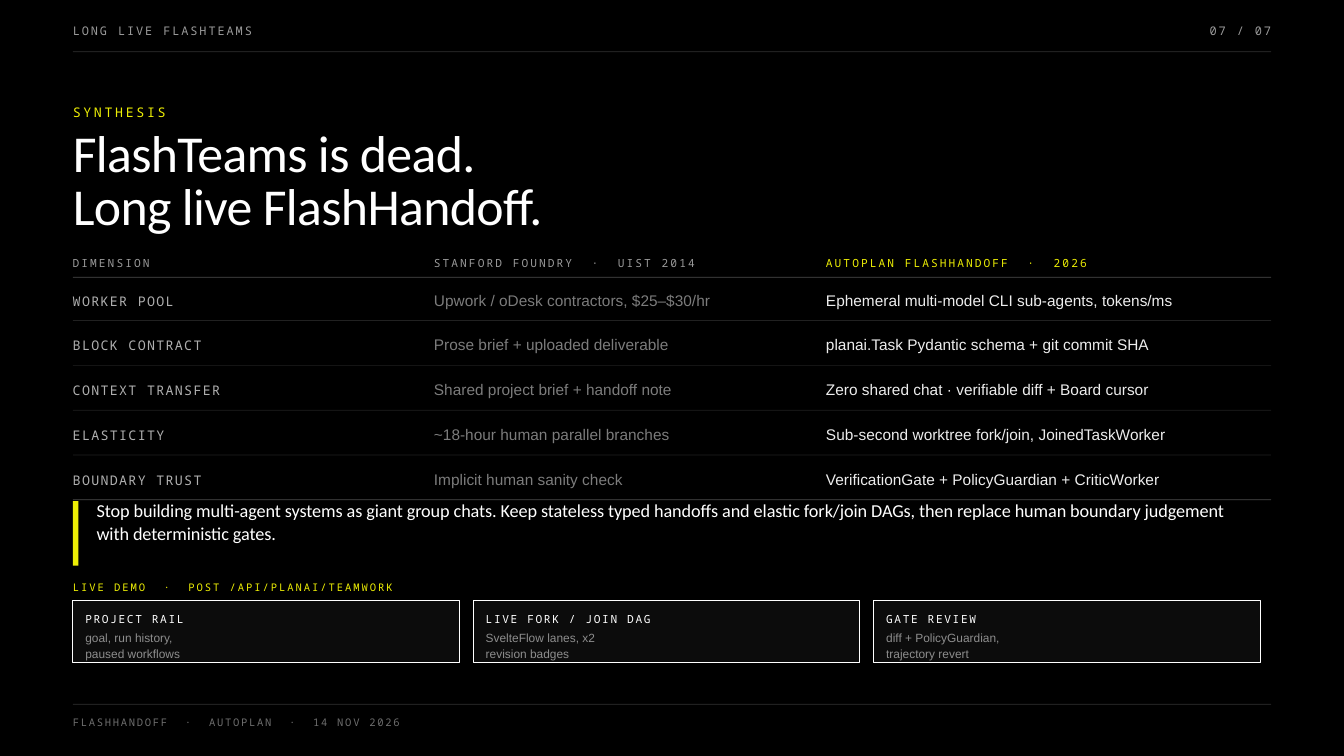
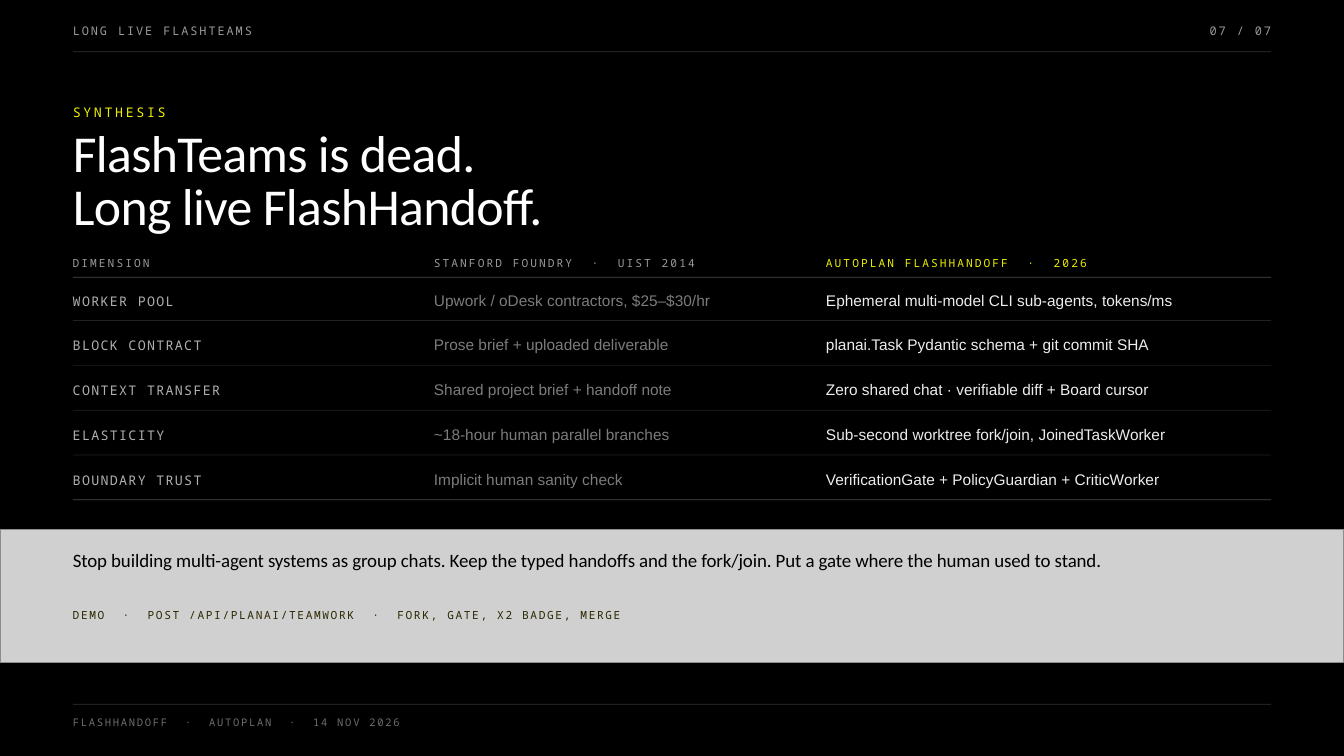
Before and after one commit to maceip/autoplan, a slide deck: slide 7 of preso/_build/FlashHandoff.pptx. Drawn at 1344x756 pixels with LibreOffice and Linux fonts; fonts in the diff are those of the drawing; grey boxes stand for pictures. Boxes give left, top, right and bottom in pixels: in the first picture for what was removed or moved away, otherwise in the second. Text is boxed around its words. In the diff, an @@ line names an element or a change of style, - is before the commit and + after.

Commit message:
feat(preso): add JetSki frontier audit slide and native Nucleus Structured Handoff demo video slide

```diff
--- a/preso/_build/FlashHandoff.pptx
+++ b/preso/_build/FlashHandoff.pptx
@@ rectangle removed at (73, 501, 79, 566) @@
@@ picture added at (0, 529, 1344, 662) @@
@@ text at (73, 554, 1101, 571): text changed; size 13 to 13.5 pt; text colour #FFFFFF to #000000 @@
-Stop building multi-agent systems as giant group chats. Keep stateless typed handoffs and elastic fork/join DAGs, then replace human boundary judgement with deterministic gates.
+Stop building multi-agent systems as group chats. Keep the typed handoffs and the fork/join. Put a gate where the human used to stand.
@@ text at (73, 611, 620, 621): text changed; size 7.5 to 8 pt; text colour #EDEE05 to #2A2800 @@
-LIVE DEMO · POST /API/PLANAI/TEAMWORK
+DEMO · POST /API/PLANAI/TEAMWORK · FORK, GATE, X2 BADGE, MERGE
@@ rectangle removed at (73, 601, 459, 662) @@
@@ text removed at (85, 615, 184, 623) @@
-PROJECT RAIL
@@ rectangle removed at (473, 601, 859, 662) @@
@@ text removed at (486, 615, 650, 623) @@
-LIVE FORK / JOIN DAG
@@ rectangle removed at (874, 601, 1260, 662) @@
@@ text removed at (886, 615, 976, 623) @@
-GATE REVIEW
@@ text removed at (85, 633, 180, 660) @@
-goal, run history,
-paused workflows
@@ text removed at (486, 633, 595, 660) @@
-SvelteFlow lanes, x2
-revision badges
@@ text removed at (886, 633, 999, 660) @@
-diff + PolicyGuardian,
-trajectory revert
```
Also in this commit, not shown: 6 other slides changed, 56 other files.
